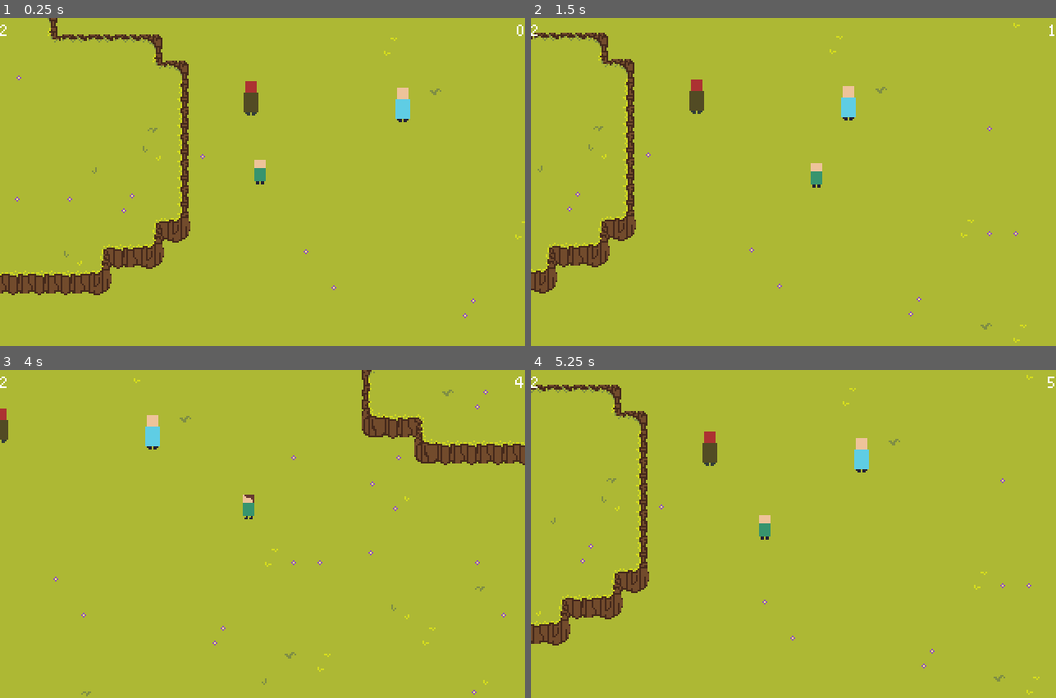
Above: before the commit, frames 1-4 (two rows, left to right).
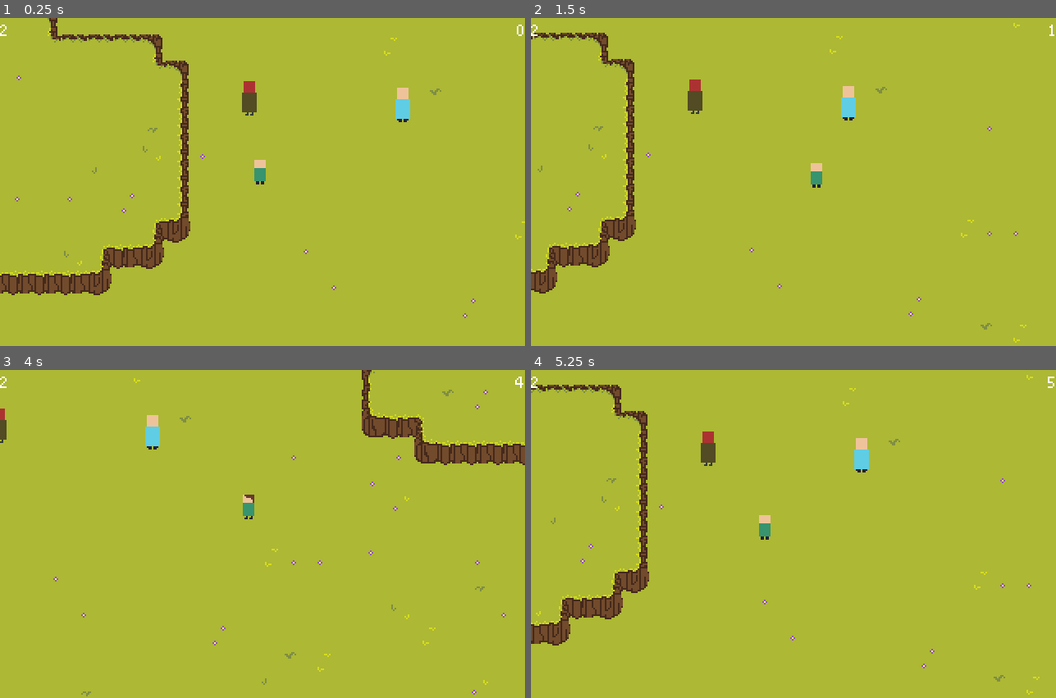
Above: after the commit, the same moments.

Repository: TeamKebab/GodotWildJam24
Game: Godot game, scene res://src/maps/Start.tscn
Same seed, same stepped clock (60 frames per second), same inputs: the game is played once before the commit and once after it.
Inputs:
- Up to frame 1 (0.25 s): no input
- Up to frame 2 (1.5 s): tap Enter (ui_accept) at 0.5, 0.77 s; hold Right (ui_right) 0.53-1.28 s; hold Down (ui_down) from 1.28 s (still down)
- Up to frame 3 (4 s): tap Enter (ui_accept) at 1.52, 3.02, 3.77 s; release Down (ui_down) at 2.03 s; hold Right (ui_right) 2.03-2.78 s; hold Up (ui_up) 2.78-3.53 s; hold Left (ui_left) from 3.53 s (still down)
- Up to frame 4 (5.25 s): tap Enter (ui_accept) at 4.52 s; release Left (ui_left) at 5.03 s; hold Down (ui_down) from 5.03 s (still down)

The runs differ from the first frame. In frame 1, less than 0.1% of the frame differs, in the area x 46-50%, y 19-30%; in frame 2, less than 0.1%; in frame 3, less than 0.1%; in frame 4, less than 0.1%.

Commit message:
monster faces any direction

Diff:
--- a/src/entities/monsters/Monster.gd
+++ b/src/entities/monsters/Monster.gd
@@ -1,3 +1,4 @@
+tool
 extends KinematicBody2D
 
 
@@ -5,10 +6,12 @@
 
 
 export var max_hp: int = 1
-
+export var facing_direction: Vector2 = Vector2.DOWN setget _set_facing_direction
 
 var motion = Vector2.ZERO
 
+
+onready var animationTree : AnimationTree = $AnimationTree
 
 onready var hp = HP.new(max_hp)
 onready var start_position = position
@@ -17,8 +20,10 @@
 func _ready():
 	hp.connect("died", self, "_die")
 
+	animationTree.set("parameters/blend_position", facing_direction)
 
 func _physics_process(delta):
+
 	motion = move_and_slide(motion)
 
 
@@ -28,3 +33,10 @@
 
 func _die():
 	queue_free()
+
+
+func _set_facing_direction(new_direction):
+	facing_direction = new_direction
+
+	if $AnimationTree != null:
+		$AnimationTree.set("parameters/blend_position", facing_direction)
--- a/src/entities/monsters/Monster.tscn
+++ b/src/entities/monsters/Monster.tscn
@@ -9,18 +9,154 @@
 radius = 3.0
 height = 3.0
 
-[sub_resource type="CapsuleShape2D" id=4]
-radius = 8.0
-height = 15.0
+[sub_resource type="CapsuleShape2D" id=2]
+radius = 6.0
+height = 10.0
 
 [sub_resource type="CapsuleShape2D" id=3]
 radius = 4.5
 height = 12.0
+
+[sub_resource type="AnimationNodeAnimation" id=4]
+animation = "Down"
+
+[sub_resource type="AnimationNodeAnimation" id=5]
+animation = "Up"
+
+[sub_resource type="AnimationNodeAnimation" id=6]
+animation = "Right"
+
+[sub_resource type="AnimationNodeAnimation" id=7]
+animation = "Left"
+
+[sub_resource type="AnimationNodeBlendSpace2D" id=8]
+blend_point_0/node = SubResource( 4 )
+blend_point_0/pos = Vector2( 0, 1 )
+blend_point_1/node = SubResource( 5 )
+blend_point_1/pos = Vector2( 0, -1 )
+blend_point_2/node = SubResource( 6 )
+blend_point_2/pos = Vector2( 1, 0 )
+blend_point_3/node = SubResource( 7 )
+blend_point_3/pos = Vector2( -1, 0 )
+blend_mode = 1
+
+[sub_resource type="Animation" id=9]
+resource_name = "Down"
+loop = true
+tracks/0/type = "value"
+tracks/0/path = NodePath("MeleeAttack:position")
+tracks/0/interp = 1
+tracks/0/loop_wrap = true
+tracks/0/imported = false
+tracks/0/enabled = true
+tracks/0/keys = {
+"times": PoolRealArray( 0 ),
+"transitions": PoolRealArray( 1 ),
+"update": 0,
+"values": [ Vector2( 1, 5 ) ]
+}
+tracks/1/type = "value"
+tracks/1/path = NodePath("Sprite:region_rect")
+tracks/1/interp = 1
+tracks/1/loop_wrap = true
+tracks/1/imported = false
+tracks/1/enabled = true
+tracks/1/keys = {
+"times": PoolRealArray( 0 ),
+"transitions": PoolRealArray( 1 ),
+"update": 0,
+"values": [ Rect2( 32, 0, 16, 24 ) ]
+}
+
+[sub_resource type="Animation" id=10]
+resource_name = "Left"
+loop = true
+tracks/0/type = "value"
+tracks/0/path = NodePath("MeleeAttack:position")
+tracks/0/interp = 1
+tracks/0/loop_wrap = true
+tracks/0/imported = false
+tracks/0/enabled = true
+tracks/0/keys = {
+"times": PoolRealArray( 0 ),
+"transitions": PoolRealArray( 1 ),
+"update": 0,
+"values": [ Vector2( -5, 1 ) ]
+}
+tracks/1/type = "value"
+tracks/1/path = NodePath("Sprite:region_rect")
+tracks/1/interp = 1
+tracks/1/loop_wrap = true
+tracks/1/imported = false
+tracks/1/enabled = true
+tracks/1/keys = {
+"times": PoolRealArray( 0 ),
+"transitions": PoolRealArray( 1 ),
+"update": 0,
+"values": [ Rect2( 16, 0, 16, 24 ) ]
+}
+
+[sub_resource type="Animation" id=11]
+resource_name = "Right"
+loop = true
+tracks/0/type = "value"
+tracks/0/path = NodePath("MeleeAttack:position")
+tracks/0/interp = 1
+tracks/0/loop_wrap = true
+tracks/0/imported = false
+tracks/0/enabled = true
+tracks/0/keys = {
+"times": PoolRealArray( 0 ),
+"transitions": PoolRealArray( 1 ),
+"update": 0,
+"values": [ Vector2( 7, 1 ) ]
+}
+tracks/1/type = "value"
+tracks/1/path = NodePath("Sprite:region_rect")
+tracks/1/interp = 1
+tracks/1/loop_wrap = true
+tracks/1/imported = false
+tracks/1/enabled = true
+tracks/1/keys = {
+"times": PoolRealArray( 0 ),
+"transitions": PoolRealArray( 1 ),
+"update": 0,
+"values": [ Rect2( 0, 0, 16, 24 ) ]
+}
+
+[sub_resource type="Animation" id=12]
+resource_name = "Up"
+loop = true
+tracks/0/type = "value"
+tracks/0/path = NodePath("Sprite:region_rect")
+tracks/0/interp = 1
+tracks/0/loop_wrap = true
+tracks/0/imported = false
+tracks/0/enabled = true
+tracks/0/keys = {
+"times": PoolRealArray( 0 ),
+"transitions": PoolRealArray( 1 ),
+"update": 0,
+"values": [ Rect2( 48, 0, 16, 24 ) ]
+}
+tracks/1/type = "value"
+tracks/1/path = NodePath("MeleeAttack:position")
+tracks/1/interp = 1
+tracks/1/loop_wrap = true
+tracks/1/imported = false
+tracks/1/enabled = true
+tracks/1/keys = {
+"times": PoolRealArray( 0 ),
+"transitions": PoolRealArray( 1 ),
+"update": 0,
+"values": [ Vector2( 0, -5 ) ]
+}
 
 [node name=" Monster" type="KinematicBody2D"]
 collision_layer = 16
 collision_mask = 31
 script = ExtResource( 2 )
+facing_direction = Vector2( -1, 0 )
 
 [node name="CollisionShape2D" type="CollisionShape2D" parent="."]
 position = Vector2( 0.5, 9 )
@@ -29,13 +165,14 @@
 
 [node name="Sprite" type="Sprite" parent="."]
 texture = ExtResource( 1 )
+region_enabled = true
+region_rect = Rect2( 16, 0, 16, 24 )
 
 [node name="MeleeAttack" parent="." instance=ExtResource( 5 )]
-position = Vector2( 0, 15 )
-rotation = 1.5708
+position = Vector2( -5, 1 )
 collision_layer = 0
 collision_mask = 2147483680
-shape = SubResource( 4 )
+shape = SubResource( 2 )
 single_hit = false
 attack_cooldown = 3.0
 
@@ -48,4 +185,16 @@
 position = Vector2( 0.5, 1 )
 shape = SubResource( 3 )
 
+[node name="AnimationTree" type="AnimationTree" parent="."]
+tree_root = SubResource( 8 )
+anim_player = NodePath("../AnimationPlayer")
+active = true
+parameters/blend_position = Vector2( -1, 0 )
+
+[node name="AnimationPlayer" type="AnimationPlayer" parent="."]
+anims/Down = SubResource( 9 )
+anims/Left = SubResource( 10 )
+anims/Right = SubResource( 11 )
+anims/Up = SubResource( 12 )
+
 [editable path="HurtBox"]
Binary file changed: assets/sprites/monster.png
Not shown: 1 places in src/entities/monsters/Monster.tscn that only renumber resources
